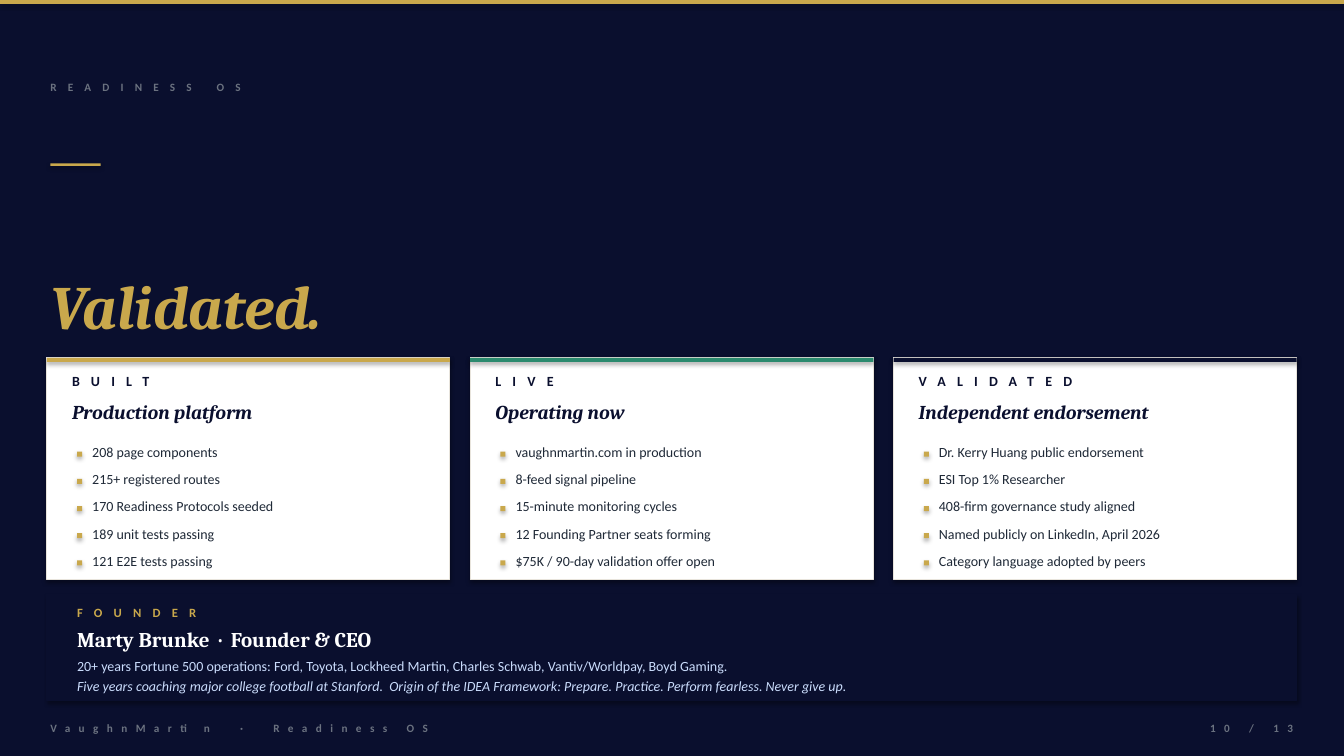
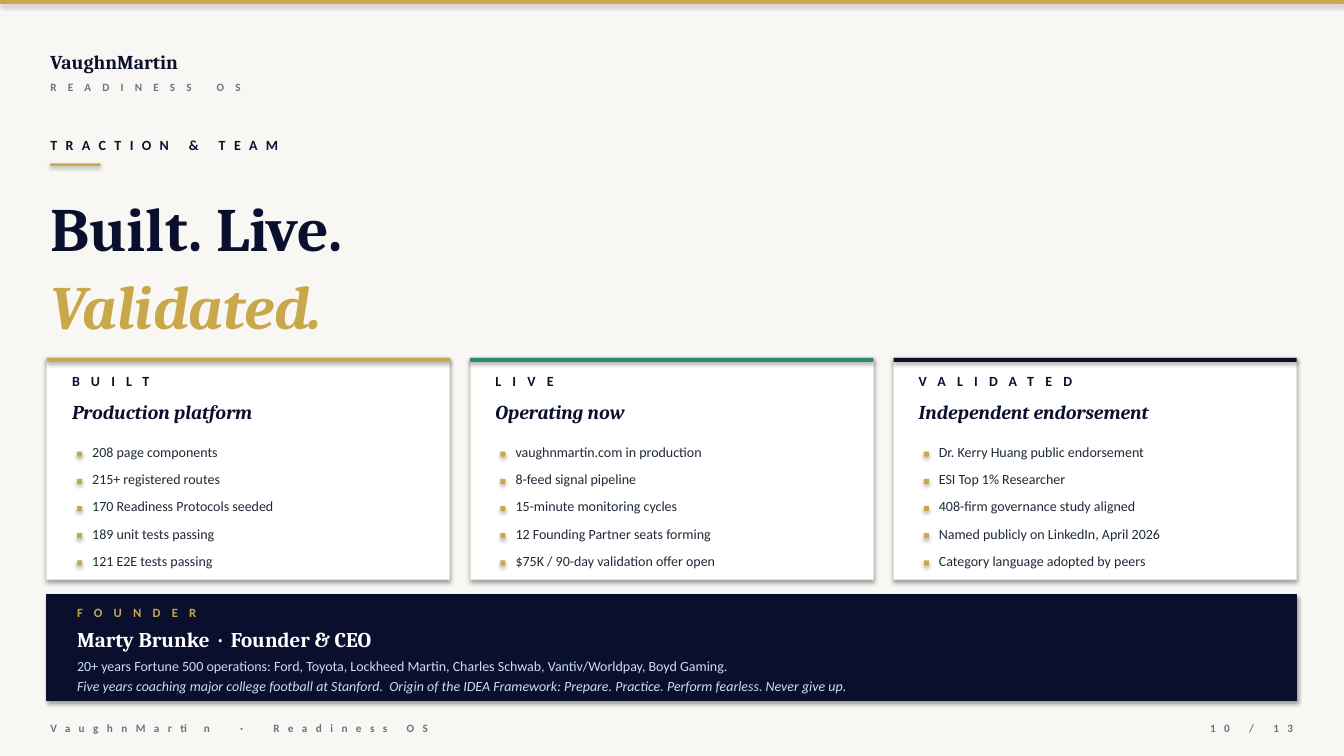
Before and after one commit to mbrunke18/CodePlatform1, a slide deck: slide 10 of attached_assets/VaughnMartin-Investor-Deck-v11-fixed.pptx. Drawn at 1344x756 pixels with LibreOffice and Linux fonts; fonts in the diff are those of the drawing. Boxes give left, top, right and bottom in pixels: in the first picture for what was removed or moved away, otherwise in the second. Text is boxed around its words. In the diff, an @@ line names an element or a change of style, - is before the commit and + after.

```diff
--- a/attached_assets/VaughnMartin-Investor-Deck-v11-fixed.pptx
+++ b/attached_assets/VaughnMartin-Investor-Deck-v11-fixed.pptx
@@ rectangle at bbox=[0, 0, 1344, 756]: fill #0A0F2E to #F8F7F4 @@
@@ text added at bbox=[50, 55, 178, 74], 14 pt, text #0A0F2E, bold @@
+VaughnMartin
```
Also in this commit, not shown: 2 other slides changed, 1 other file.
